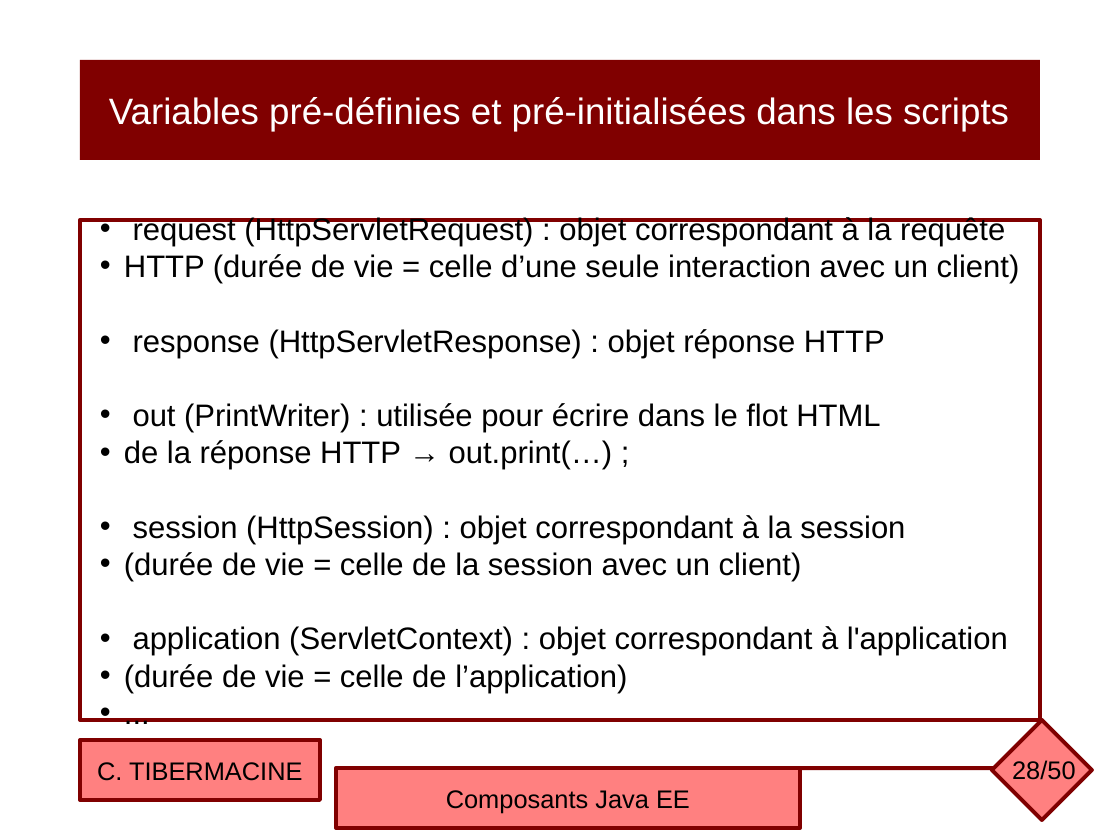
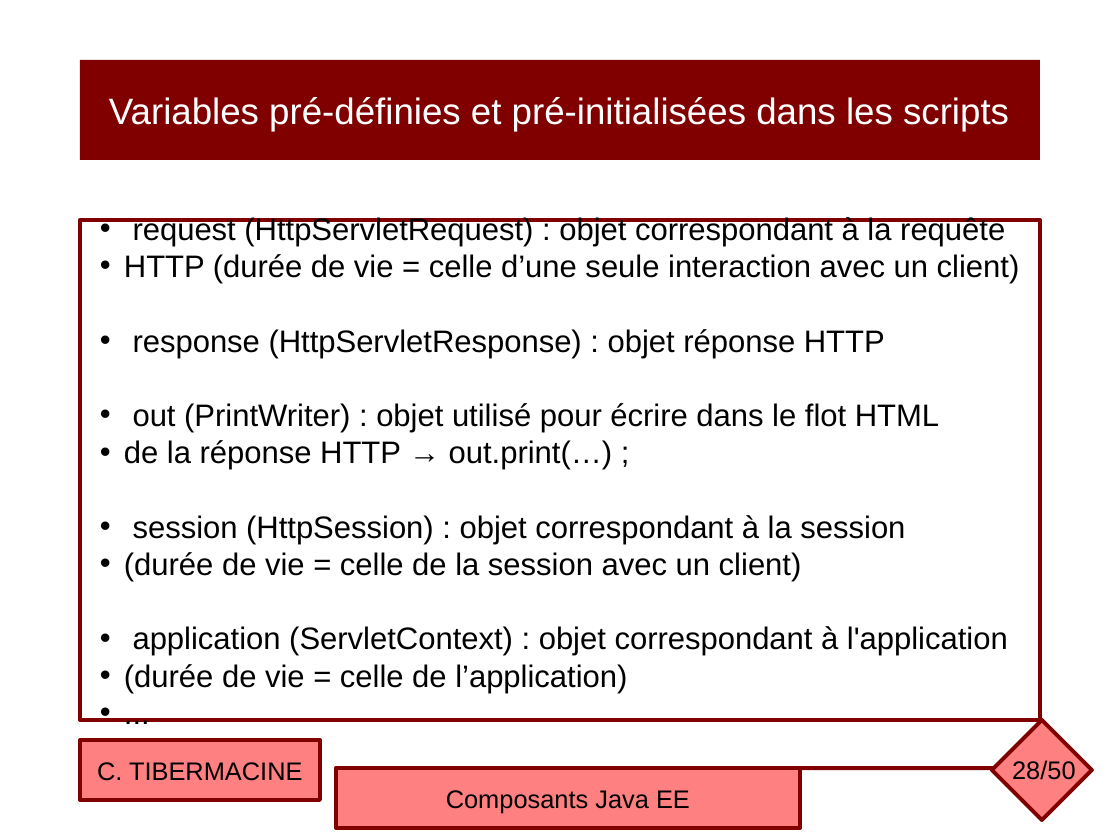
Before and after one commit to ctiber/composants, a slide deck: slide 28 of cours/cours1.odp. Drawn at 1120x840 pixels with LibreOffice and Linux fonts; fonts in the diff are those of the drawing. Boxes give left, top, right and bottom in pixels: in the first picture for what was removed or moved away, otherwise in the second. Text is boxed around its words. In the diff, an @@ line names an element or a change of style, - is before the commit and + after.

```diff
--- a/cours/cours1.odp
+++ b/cours/cours1.odp
@@ text in rectangle at [133,403,939,432]: text changed @@
-• out (PrintWriter) : utilisée pour écrire dans le flot HTML
+• out (PrintWriter) : objet utilisé pour écrire dans le flot HTML
```
Also in this commit, not shown: 7 other slides changed, 1 other file.
